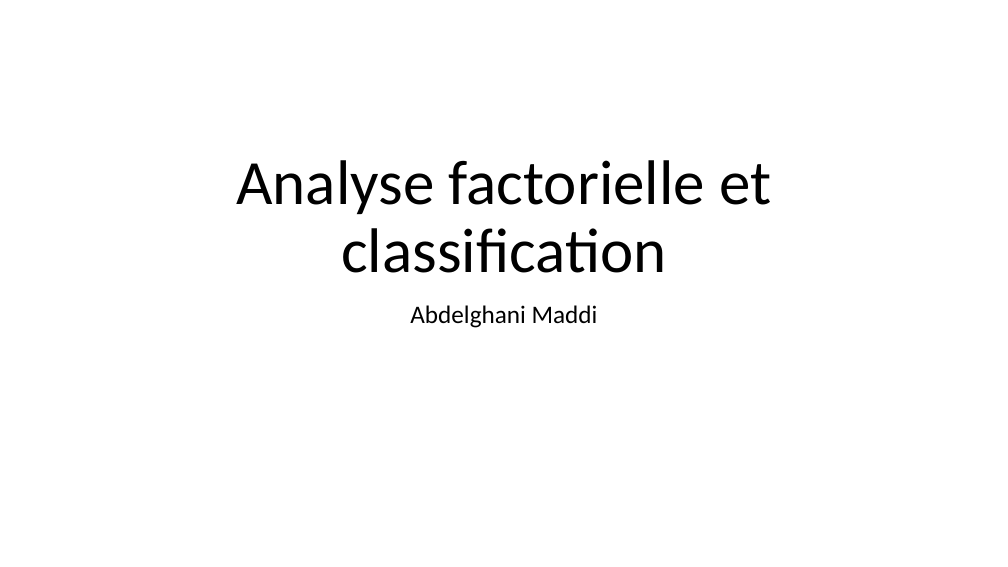
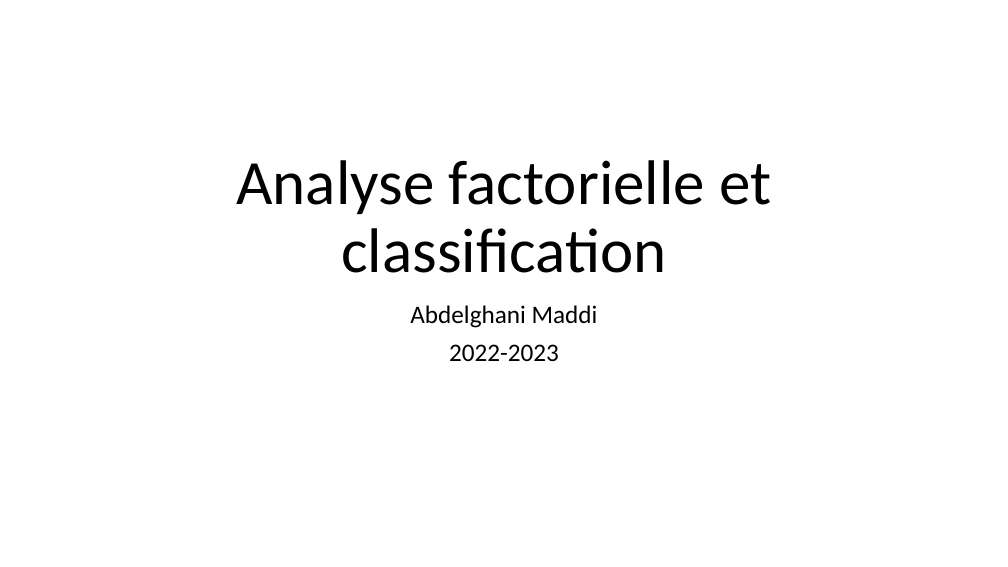
Before and after one commit to abdelghani-maddi/Cours_R_Sorbonne_U, a slide deck: slide 1 of Analyse factorielle et classification.pptm. Drawn at 1008x567 pixels with LibreOffice and Linux fonts; fonts in the diff are those of the drawing. Boxes give left, top, right and bottom in pixels: in the first picture for what was removed or moved away, otherwise in the second. Text is boxed around its words. In the diff, an @@ line names an element or a change of style, - is before the commit and + after.

Commit message:
cah

```diff
--- a/Analyse factorielle et classification.pptm
+++ b/Analyse factorielle et classification.pptm
@@ subtitle at [449, 344, 559, 361]: paragraph added @@
+2022-2023
```
Also in this commit, not shown: 1 slide added.
